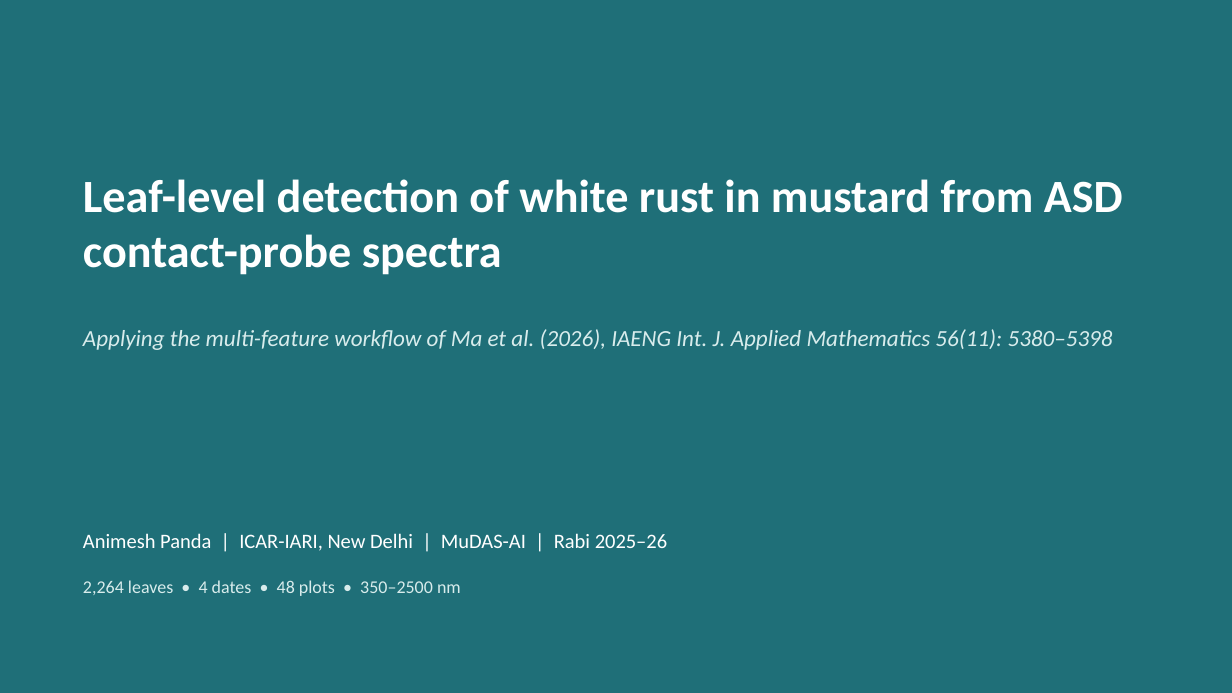
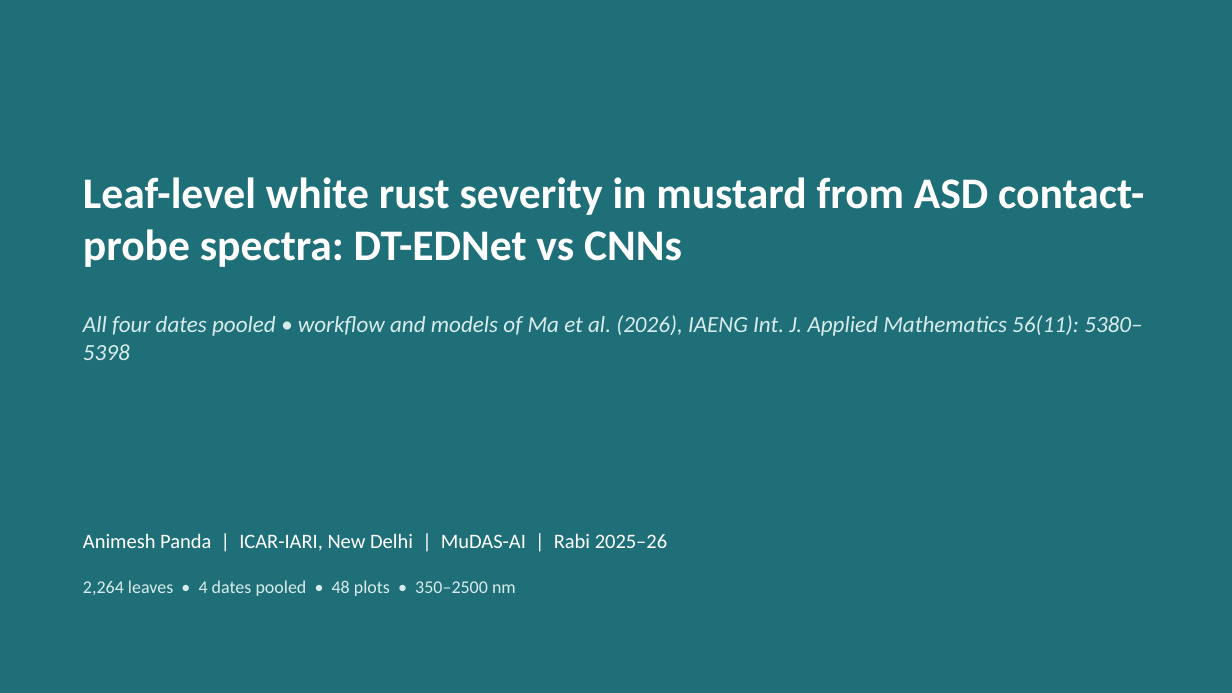
Before and after one commit to animesh270799-ctrl/meta, a slide deck: slide 1 of ASD_Leaf_WhiteRust_Seminar.pptx. Drawn at 1232x693 pixels with LibreOffice and Linux fonts; fonts in the diff are those of the drawing. Boxes give left, top, right and bottom in pixels: in the first picture for what was removed or moved away, otherwise in the second. Text is boxed around its words. In the diff, an @@ line names an element or a change of style, - is before the commit and + after.

```diff
--- a/ASD_Leaf_WhiteRust_Seminar.pptx
+++ b/ASD_Leaf_WhiteRust_Seminar.pptx
@@ text at box(83, 177, 1144, 267): text changed; size 36 to 34 pt @@
-Leaf-level detection of white rust in mustard from ASD contact-probe spectra
+Leaf-level white rust severity in mustard from ASD contact-probe spectra: DT-EDNet vs CNNs
@@ text at box(83, 315, 1142, 360): text changed @@
-Applying the multi-feature workflow of Ma et al. (2026), IAENG Int. J. Applied Mathematics 56(11): 5380–5398
+All four dates pooled • workflow and models of Ma et al. (2026), IAENG Int. J. Applied Mathematics 56(11): 5380–5398
@@ text at box(83, 580, 516, 596): text changed @@
-2,264 leaves • 4 dates • 48 plots • 350–2500 nm
+2,264 leaves • 4 dates pooled • 48 plots • 350–2500 nm
```
Also in this commit, not shown: 13 other slides changed, 4 slides added, 5 slides removed, 10 other files.
